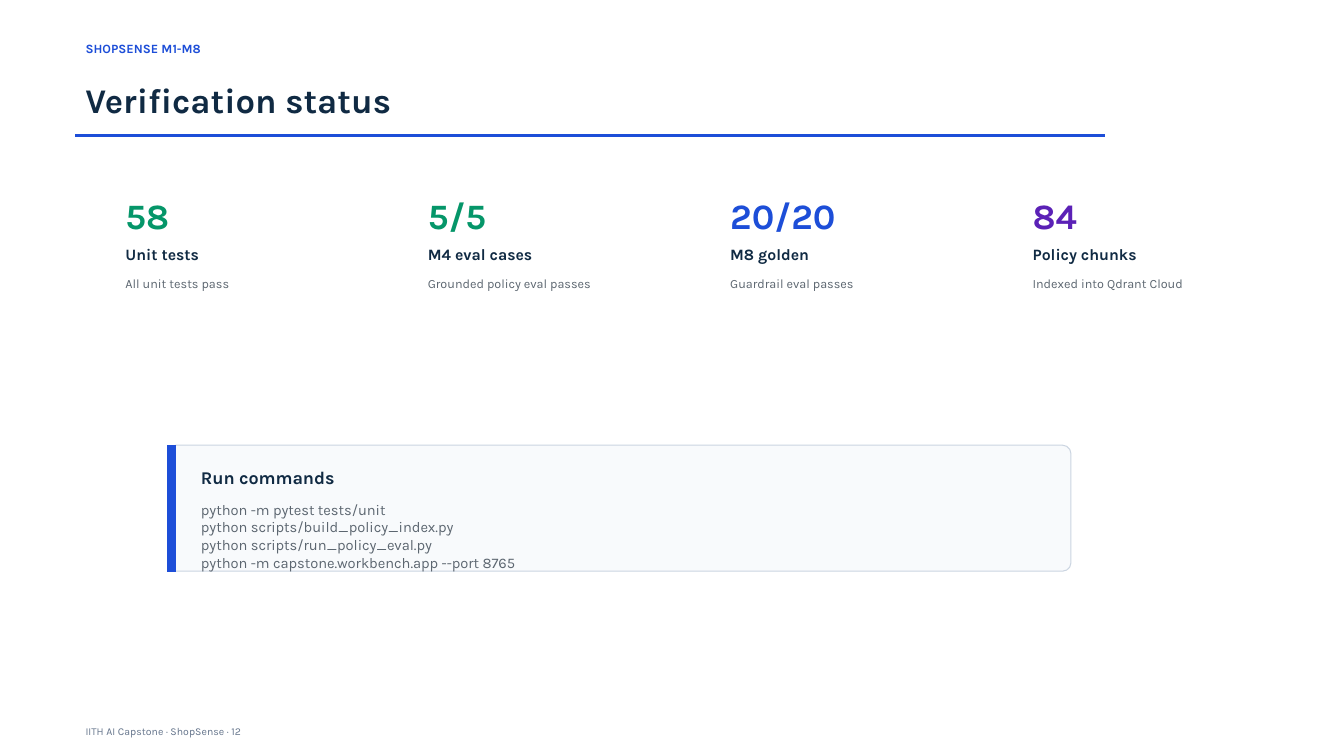
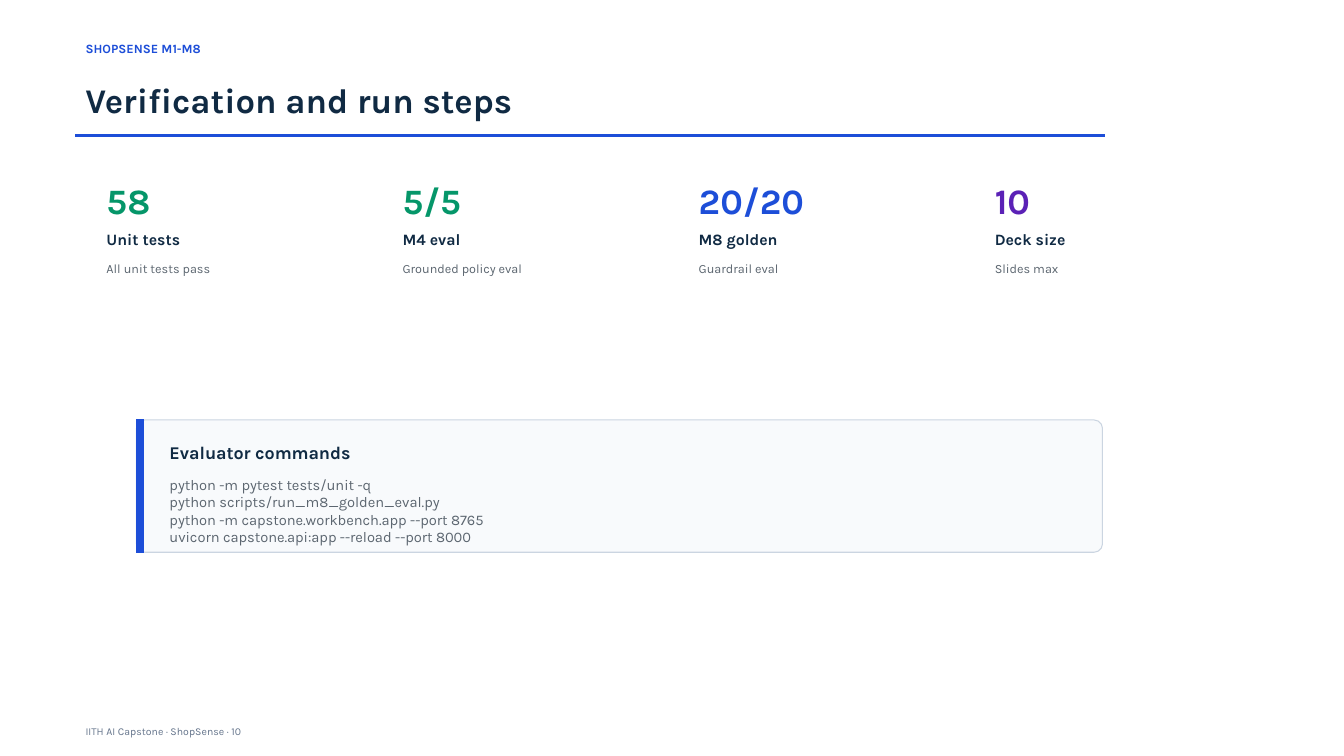
Before and after one commit to abhraj786/iith-ai-capstone-shopsense, a slide deck: slide 10 of docs/deck/iith-ai-capstone-shopsense.pptx (slide 12 before the commit). Drawn at 1344x756 pixels with LibreOffice and Linux fonts; fonts in the diff are those of the drawing. Boxes give left, top, right and bottom in pixels: in the first picture for what was removed or moved away, otherwise in the second. Text is boxed around its words. In the diff, an @@ line names an element or a change of style, - is before the commit and + after.

Commit message:
docs: condense capstone deck

```diff
--- a/docs/deck/iith-ai-capstone-shopsense.pptx
+++ b/docs/deck/iith-ai-capstone-shopsense.pptx
@@ text at (x1=85, y1=88, x2=512, y2=121): text changed @@
-Verification status
+Verification and run steps
@@ text "58" moved from (x1=125, y1=205, x2=169, y2=230) to (x1=106, y1=190, x2=150, y2=215) @@
@@ text "5/5" moved from (x1=428, y1=202, x2=486, y2=232) to (x1=403, y1=187, x2=461, y2=217) @@
@@ text "20/20" moved from (x1=730, y1=202, x2=835, y2=232) to (x1=699, y1=187, x2=804, y2=217) @@
@@ text at (x1=995, y1=190, x2=1030, y2=215): text changed @@
-84
+10
@@ text "Unit tests" moved from (x1=125, y1=248, x2=200, y2=261) to (x1=106, y1=233, x2=181, y2=246) @@
@@ text at (x1=403, y1=234, x2=461, y2=245): text changed @@
-M4 eval cases
+M4 eval
@@ text "M8 golden" moved from (x1=730, y1=249, x2=809, y2=264) to (x1=699, y1=234, x2=778, y2=249) @@
@@ text at (x1=995, y1=233, x2=1066, y2=246): text changed @@
-Policy chunks
+Deck size
@@ text "All unit tests pass" moved from (x1=125, y1=279, x2=230, y2=291) to (x1=106, y1=264, x2=211, y2=276) @@
@@ text at (x1=403, y1=264, x2=522, y2=276): text changed @@
-Grounded policy eval passes
+Grounded policy eval
@@ text at (x1=699, y1=264, x2=778, y2=273): text changed @@
-Guardrail eval passes
+Guardrail eval
@@ text at (x1=995, y1=264, x2=1058, y2=273): text changed @@
-Indexed into Qdrant Cloud
+Slides max
@@ rounded rectangle resized from (x1=168, y1=446, x2=1072, y2=572) to (x1=136, y1=420, x2=1102, y2=553) @@
@@ rounded rectangle at (x1=136, y1=420, x2=1102, y2=553): proportions changed @@
@@ rectangle resized from (x1=168, y1=446, x2=175, y2=572) to (x1=136, y1=420, x2=143, y2=553) @@
@@ text at (x1=169, y1=446, x2=350, y2=460): text changed @@
-Run commands
+Evaluator commands
@@ text "python -m pytest tests/unit -q" moved from (x1=201, y1=504, x2=515, y2=572) to (x1=169, y1=479, x2=483, y2=546) @@
@@ text at (x1=169, y1=479, x2=439, y2=511): text changed @@
-python -m pytest tests/unit
-python scripts/build_policy_index.py
-python scripts/run_policy_eval.py
+python -m pytest tests/unit -q
+python scripts/run_m8_golden_eval.py
@@ text at (x1=169, y1=532, x2=471, y2=546): paragraph added @@
+uvicorn capstone.api:app --reload --port 8000
```
Also in this commit, not shown: 6 other slides changed, 2 slides added, 9 slides removed, 1 other file.
